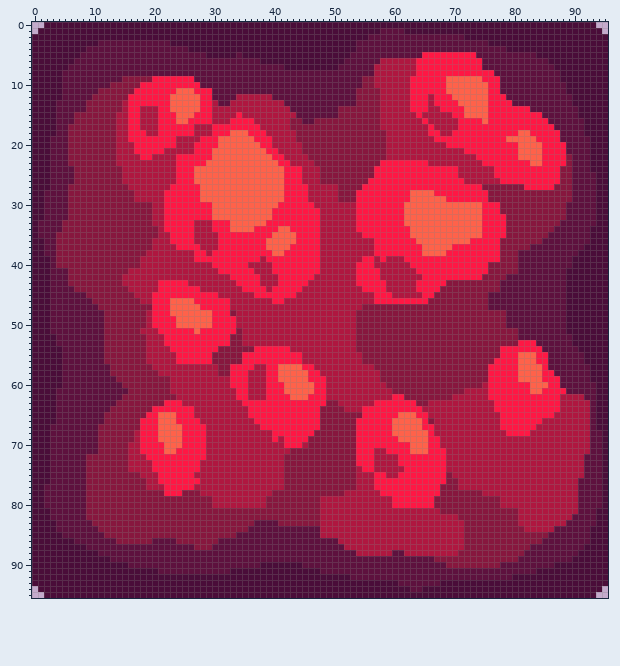
Two states of a sprite sheet, sprites/blocks/units/cell-hive-top.png. Above: the version before the commit.
The file is 96x96 pixels.
After:
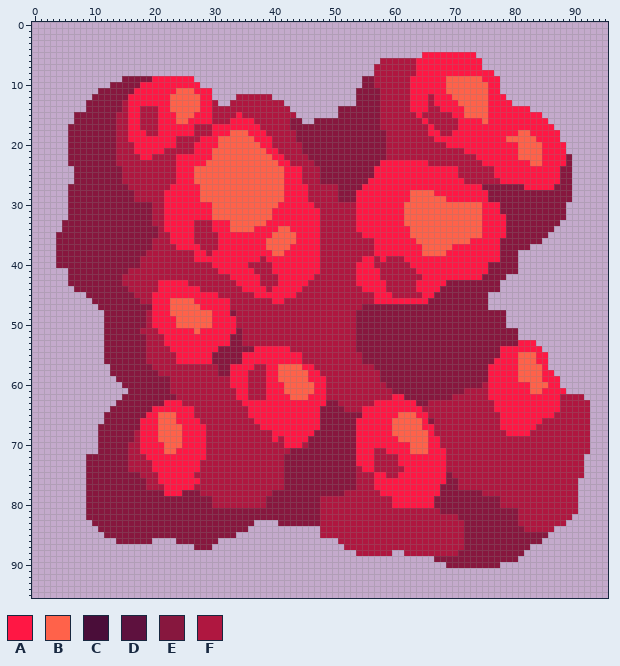
Palette (. is transparent): A #ff1744  B #ff624a  C #4a0d39  D #5e113e  E #87173e  F #af1740
Edits made:
Changed rows in their new state; - is an unchanged pixel.
first column x 0:
 0 --............................................................................................--
 1 -..............................................................................................-
 2 ................................................................................................
 3 ................................................................................................
 4 ................................................................................................
 5 .................................................................---------......................
 6 ..........................................................-----------------.....................
 7 .........................................................------------------.....................
 8 .........................................................--------------------...................
 9 ...............------------............................-----------------------..................
10 .............---------------...........................-----------------------..................
11 ...........-------------------........................------------------------..................
12 ..........--------------------....------..............-------------------------.................
13 .........----------------------..---------............--------------------------................
14 .........----------------------------------........--------------------------------.............
15 .......-------------------------------------.......----------------------------------...........
16 .......--------------------------------------..---------------------------------------..........
17 ......---------------------------------------------------------------------------------.........
18 ......----------------------------------------------------------------------------------........
19 ......----------------------------------------------------------------------------------........
20 ......-----------------------------------------------------------------------------------.......
21 ......-----------------------------------------------------------------------------------.......
22 ......------------------------------------------------------------------------------------......
23 ......------------------------------------------------------------------------------------......
24 .......-----------------------------------------------------------------------------------......
25 .......-----------------------------------------------------------------------------------......
26 .......-----------------------------------------------------------------------------------......
27 ......------------------------------------------------------------------------------------......
28 ......------------------------------------------------------------------------------------......
29 ......------------------------------------------------------------------------------------......
30 ......-----------------------------------------------------------------------------------.......
31 ......-----------------------------------------------------------------------------------.......
32 ......-----------------------------------------------------------------------------------.......
33 .....-----------------------------------------------------------------------------------........
34 .....----------------------------------------------------------------------------------.........
35 ....----------------------------------------------------------------------------------..........
36 ....---------------------------------------------------------------------------------...........
37 ....-------------------------------------------------------------------------------.............
38 ....-----------------------------------------------------------------------------...............
39 ....-----------------------------------------------------------------------------...............
40 ....-----------------------------------------------------------------------------...............
41 ......---------------------------------------------------------------------------...............
42 ......-------------------------------------------------------------------------.................
43 ......------------------------------------------------------------------------..................
44 .......-----------------------------------------------------------------------..................
45 .........-------------------------------------------------------------------....................
46 ..........------------------------------------------------------------------....................
47 ...........-----------------------------------------------------------------....................
48 ............-------------------------------------------------------------------.................
49 ............-------------------------------------------------------------------.................
50 ............-------------------------------------------------------------------.................
51 ............---------------------------------------------------------------------...............
52 ............---------------------------------------------------------------------...............
53 ............------------------------------------------------------------------------............
54 ............-------------------------------------------------------------------------...........
55 ............--------------------------------------------------------------------------..........
56 ............--------------------------------------------------------------------------..........
57 .............-------------------------------------------------------------------------..........
58 .............--------------------------------------------------------------------------.........
59 ..............--------------------------------------------------------------------------........
60 ...............-------------------------------------------------------------------------........
61 ................-------------------------------------------------------------------------.......
62 ...............-----------------------------------------------------------------------------....
63 ..............-------------------------------------------------------------------------------...
64 .............--------------------------------------------------------------------------------...
65 ............---------------------------------------------------------------------------------...
66 ............---------------------------------------------------------------------------------...
67 ...........----------------------------------------------------------------------------------...
68 ...........----------------------------------------------------------------------------------...
69 ...........----------------------------------------------------------------------------------...
70 ...........----------------------------------------------------------------------------------...
71 ...........----------------------------------------------------------------------------------...
72 .........-----------------------------------------------------------------------------------....
73 .........-----------------------------------------------------------------------------------....
74 .........-----------------------------------------------------------------------------------....
75 .........-----------------------------------------------------------------------------------....
76 .........----------------------------------------------------------------------------------.....
77 .........----------------------------------------------------------------------------------.....
78 .........----------------------------------------------------------------------------------.....
79 .........----------------------------------------------------------------------------------.....
80 .........----------------------------------------------------------------------------------.....
81 .........----------------------------------------------------------------------------------.....
82 .........---------------------------------------------------------------------------------......
83 ..........---------------------------....------------------------------------------------.......
84 ...........-------------------------............---------------------------------------.........
85 ............----------------------..............--------------------------------------..........
86 ..............------....-------....................----------------------------------...........
87 ...........................---......................-------------------------------.............
88 ......................................................------..--------------------..............
89 ...................................................................--------------...............
90 .....................................................................---------..................
91 ................................................................................................
92 ................................................................................................
93 ................................................................................................
94 -..............................................................................................-
95 --............................................................................................--
